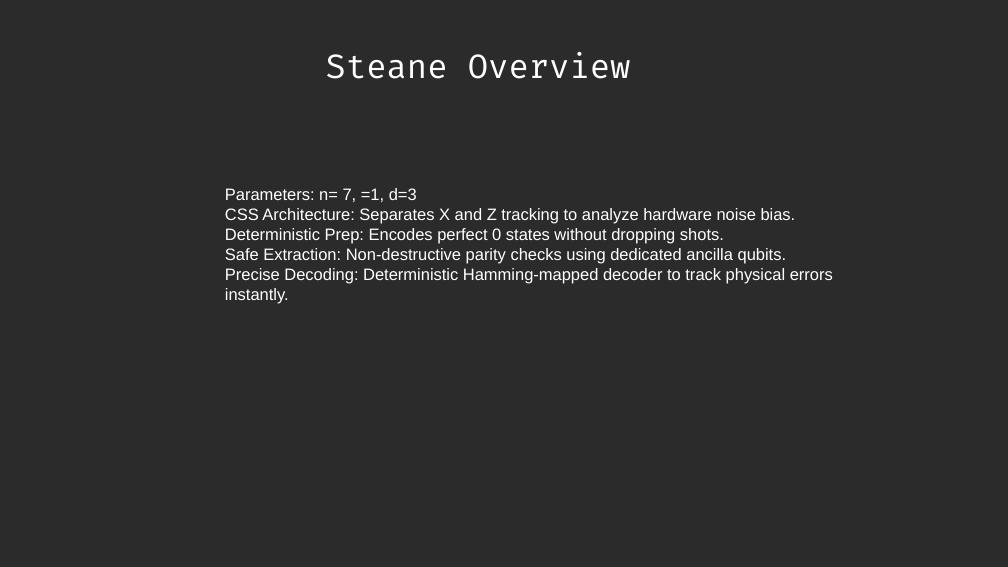
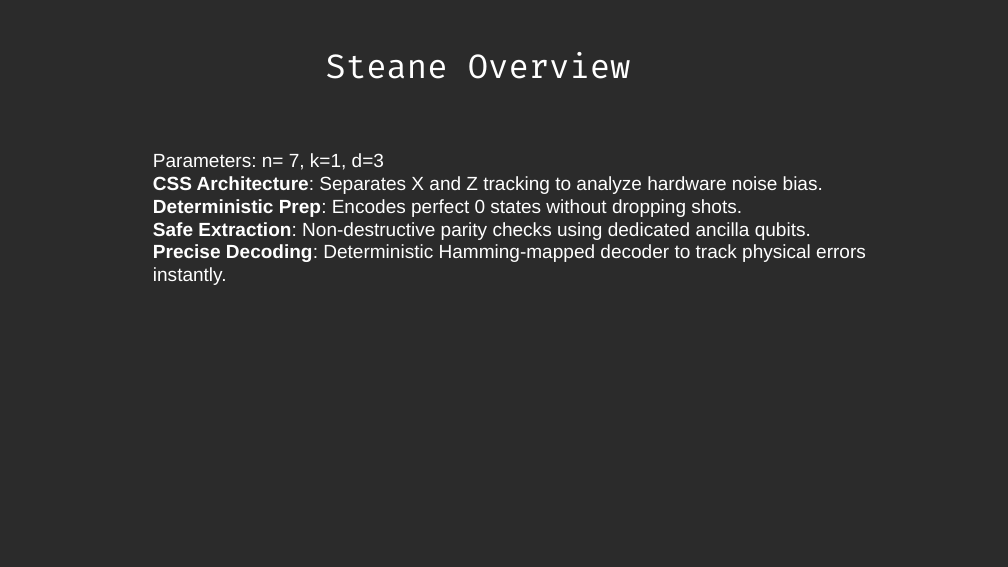
Before and after one commit to DanieleSalvi2810/QPFL_Hackathon_2026_Alice_and_Bob_Quantum_Icing, a slide deck: slide 26 of team-quantum_icing/presentation.odp (slide 25 before the commit). Drawn at 1008x567 pixels with LibreOffice and Linux fonts; fonts in the diff are those of the drawing; background and template pictures are left out; a plain dark background stands for a picture behind light text. Boxes give left, top, right and bottom in pixels: in the first picture for what was removed or moved away, otherwise in the second. Text is boxed around its words. In the diff, an @@ line names an element or a change of style, - is before the commit and + after.

```diff
--- a/team-quantum_icing/presentation.odp
+++ b/team-quantum_icing/presentation.odp
@@ text "Parameters: n= 7, k=1, d=3": place and size @@
-text "Parameters: n= 7, k=1, d=3" at bbox=[225, 188, 833, 303]
+text "Parameters: n= 7, k=1, d=3" at bbox=[153, 153, 866, 285]
@@ text at bbox=[153, 153, 384, 170]: text changed; size 13 to 15 pt @@
-Parameters: n= 7, =1, d=3
+Parameters: n= 7, k=1, d=3
@@ text at bbox=[153, 176, 866, 285]: size 13 to 15 pt; bold on in "CSS Architecture:", "Deterministic Prep:", "Safe Extraction:", "Precise Decoding:" @@
```
Also in this commit, not shown: 7 other slides changed, 2 slides added, 1 slide removed, 1 other file.
